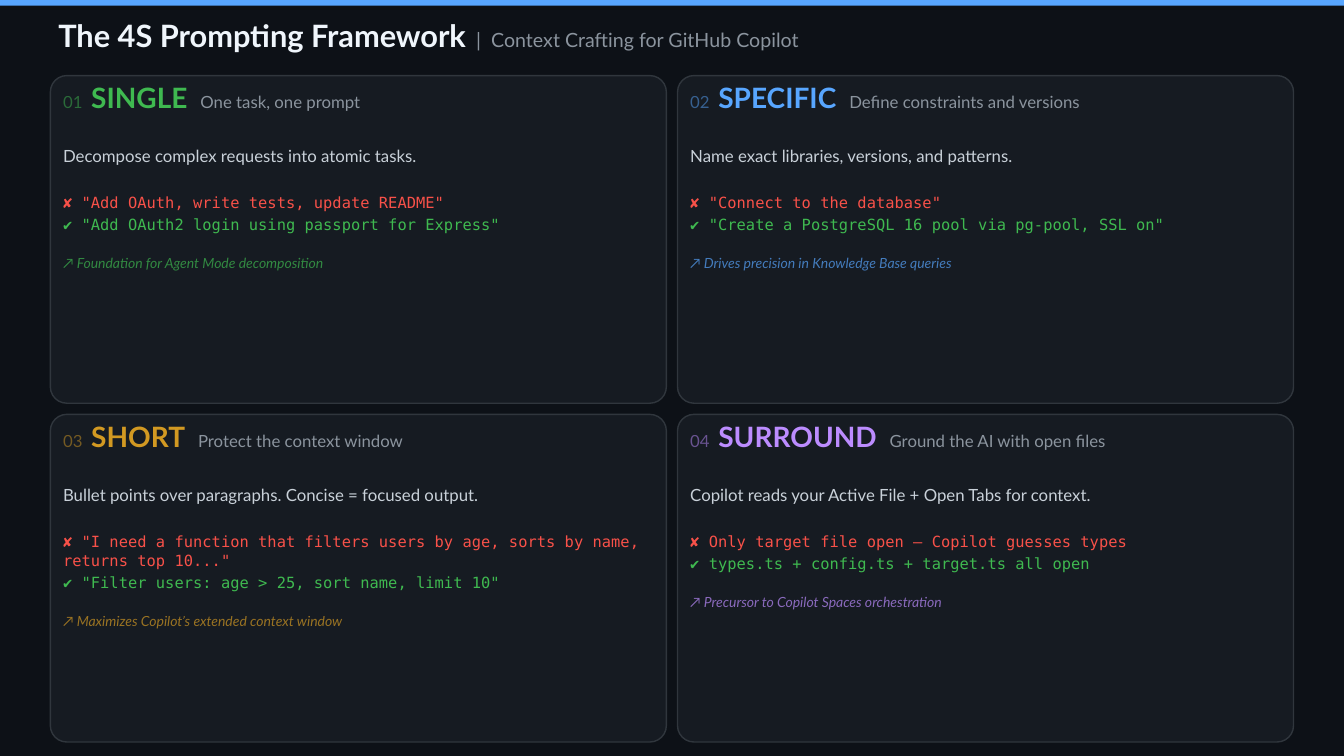
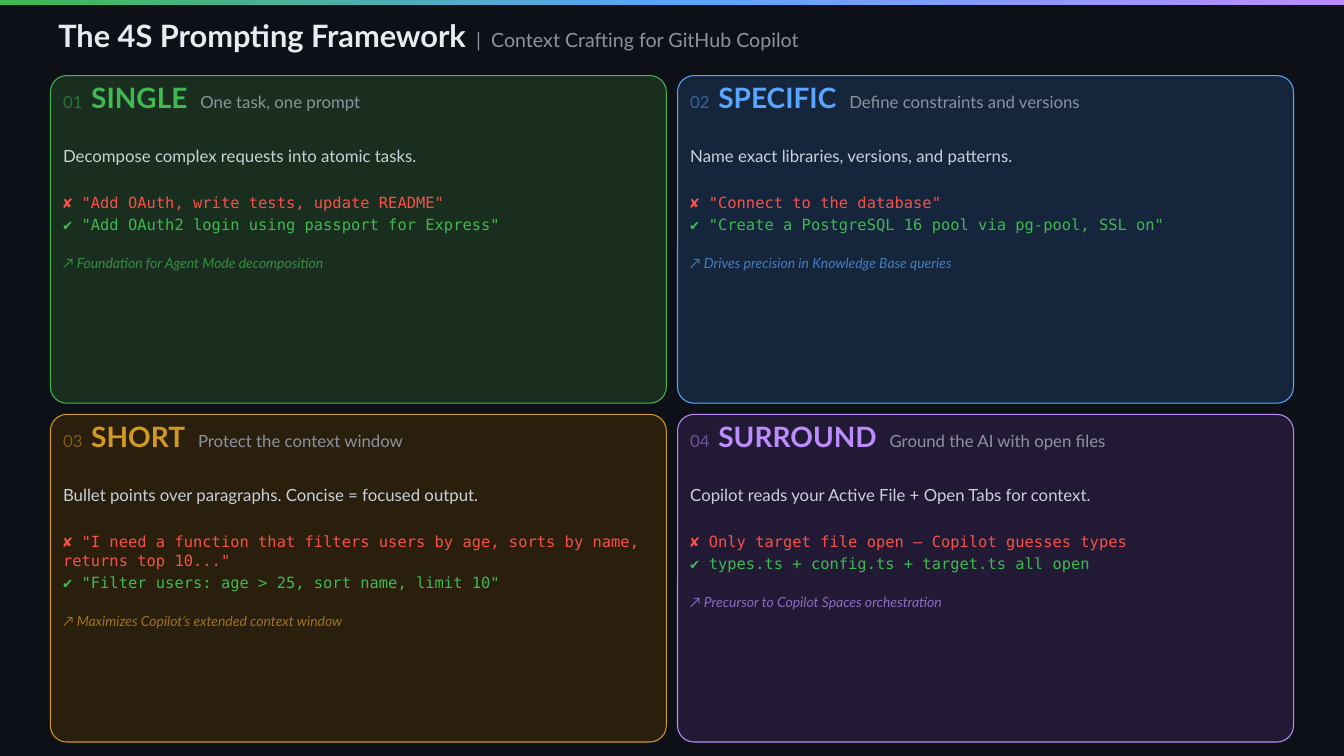
Before and after one commit to SteveHoggNZ/kb, a slide deck: slide 2 of 00-github-copilot-orientationmap.pptx. Drawn at 1344x756 pixels with LibreOffice and Linux fonts; fonts in the diff are those of the drawing. Boxes give left, top, right and bottom in pixels: in the first picture for what was removed or moved away, otherwise in the second. Text is boxed around its words. In the diff, an @@ line names an element or a change of style, - is before the commit and + after.

```diff
--- a/00-github-copilot-orientationmap.pptx
+++ b/00-github-copilot-orientationmap.pptx
@@ rectangle at (x1=0, y1=0, x2=1344, y2=5): fill #58A6FF to gradient #3FB950 to #58A6FF to #BC8CFF @@
@@ rounded rectangle "01 SINGLE One task, one ..." at (x1=50, y1=76, x2=666, y2=403): fill #161B22 to #1A2E1F; outline #30363D 1 pt to #3FB950 0.75 pt @@
@@ rounded rectangle "02 SPECIFIC Define constraints and ..." at (x1=678, y1=76, x2=1294, y2=403): fill #161B22 to #15253B; outline #30363D 1 pt to #58A6FF 0.75 pt @@
@@ rounded rectangle "03 SHORT Protect the context ..." at (x1=50, y1=414, x2=666, y2=742): fill #161B22 to #2A1F0D; outline #30363D 1 pt to #D29922 0.75 pt @@
@@ rounded rectangle "04 SURROUND Ground the AI ..." at (x1=678, y1=414, x2=1294, y2=742): fill #161B22 to #221A35; outline #30363D 1 pt to #BC8CFF 0.75 pt @@
```
Also in this commit, not shown: 1 other slide changed, 6 slides added.
